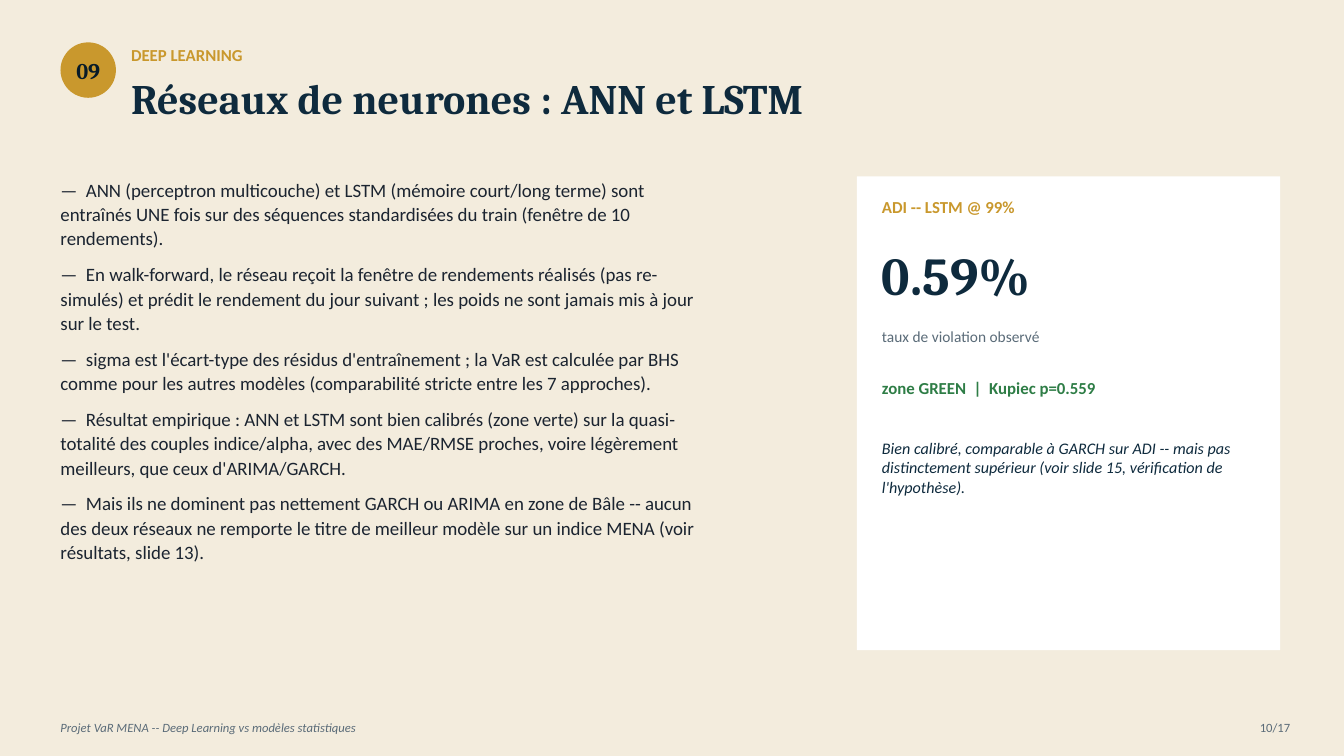
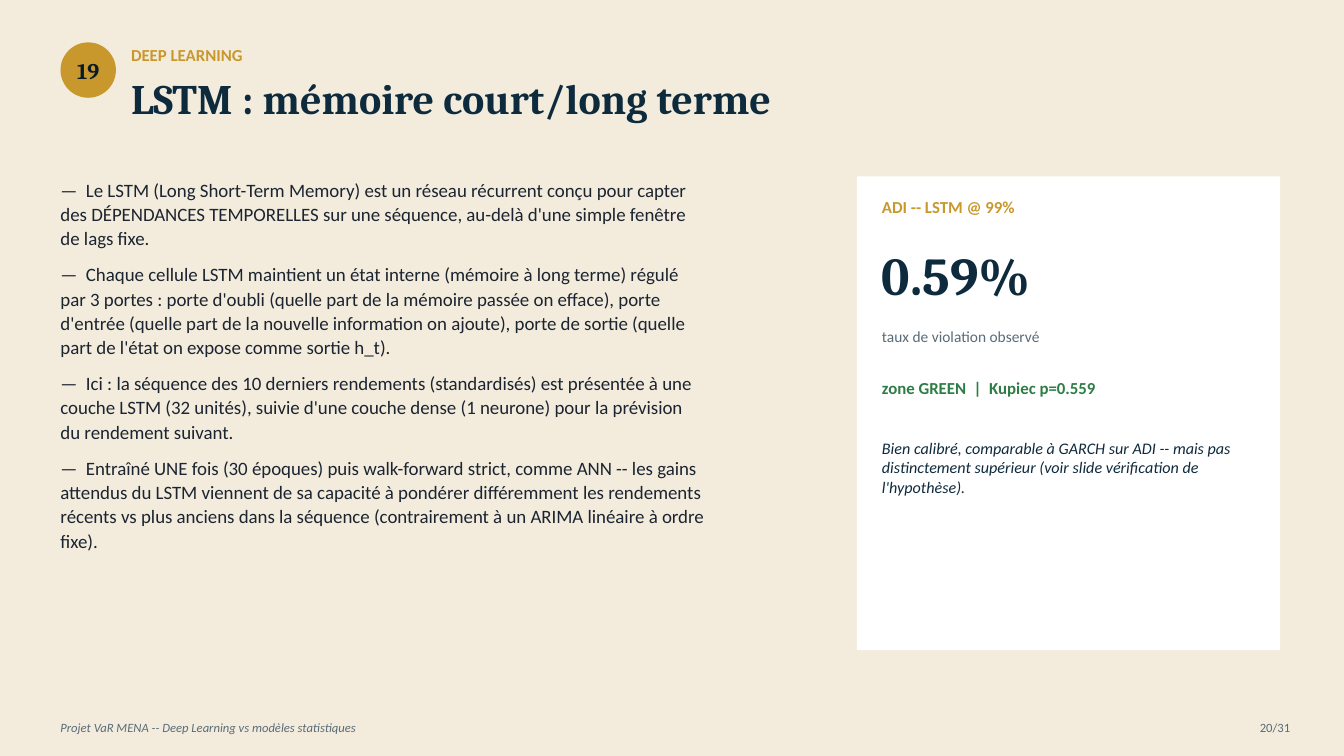
Before and after one commit to AhmedBenArfa/Projet-MENA-Series-temporelles, a slide deck: slide 20 of presentation/VaR_MENA.pptx (slide 10 before the commit). Drawn at 1344x756 pixels with LibreOffice and Linux fonts; fonts in the diff are those of the drawing. Boxes give left, top, right and bottom in pixels: in the first picture for what was removed or moved away, otherwise in the second. Text is boxed around its words. In the diff, an @@ line names an element or a change of style, - is before the commit and + after.

Commit message:
Presentation detaillee : explications series temporelles + email corrige
Passage de 17 a 31 slides pour expliquer en detail chaque notion de
series temporelles utilisee dans le pipeline (decomposition, stationnarite,
ADF/KPSS, ACF/PACF, operateur retard, ARIMA/SARIMA, ARCH/GARCH, ML/DL,
VaR BHS, backtesting Kupiec/Christoffersen/Bale). Ajout de 3 figures
(ACF/PACF, decomposition illustrative, volatilite conditionnelle GARCH).
Correction de l'adresse email de contact.

```diff
--- a/presentation/VaR_MENA.pptx
+++ b/presentation/VaR_MENA.pptx
@@ text in ellipse at <box>77,64,99,79</box>: text changed @@
-09
+19
@@ text at <box>131,84,771,124</box>: text changed @@
-Réseaux de neurones : ANN et LSTM
+LSTM : mémoire court/long terme
@@ text at <box>60,183,704,551</box>: text changed @@
-— ANN (perceptron multicouche) et LSTM (mémoire court/long terme) sont entraînés UNE fois sur des séquences standardisées du train (fenêtre de 10 rendements).
-— En walk-forward, le réseau reçoit la fenêtre de rendements réalisés (pas re-simulés) et prédit le rendement du jour suivant ; les poids ne sont jamais mis à jour sur le test.
-— sigma est l'écart-type des résidus d'entraînement ; la VaR est calculée par BHS comme pour les autres modèles (comparabilité stricte entre les 7 approches).
-— Résultat empirique : ANN et LSTM sont bien calibrés (zone verte) sur la quasi-totalité des couples indice/alpha, avec des MAE/RMSE proches, voire légèrement meilleurs, que ceux d'ARIMA/GARCH.
-— Mais ils ne dominent pas nettement GARCH ou ARIMA en zone de Bâle -- aucun des deux réseaux ne remporte le titre de meilleur modèle sur un indice MENA (voir résultats, slide 13).
+— Le LSTM (Long Short-Term Memory) est un réseau récurrent conçu pour capter des DÉPENDANCES TEMPORELLES sur une séquence, au-delà d'une simple fenêtre de lags fixe.
+— Chaque cellule LSTM maintient un état interne (mémoire à long terme) régulé par 3 portes : porte d'oubli (quelle part de la mémoire passée on efface), porte d'entrée (quelle part de la nouvelle information on ajoute), porte de sortie (quelle part de l'état on expose comme sortie h_t).
+— Ici : la séquence des 10 derniers rendements (standardisés) est présentée à une couche LSTM (32 unités), suivie d'une couche dense (1 neurone) pour la prévision du rendement suivant.
+— Entraîné UNE fois (30 époques) puis walk-forward strict, comme ANN -- les gains attendus du LSTM viennent de sa capacité à pondérer différemment les rendements récents vs plus anciens dans la séquence (contrairement à un ARIMA linéaire à ordre fixe).
@@ text at <box>882,442,1231,496</box>: text changed @@
-Bien calibré, comparable à GARCH sur ADI -- mais pas distinctement supérieur (voir slide 15, vérification de l'hypothèse).
+Bien calibré, comparable à GARCH sur ADI -- mais pas distinctement supérieur (voir slide vérification de l'hypothèse).
@@ text at <box>1260,723,1290,732</box>: text changed @@
-10/17
+20/31
```
Also in this commit, not shown: 16 other slides changed, 14 slides added, 4 other files.
